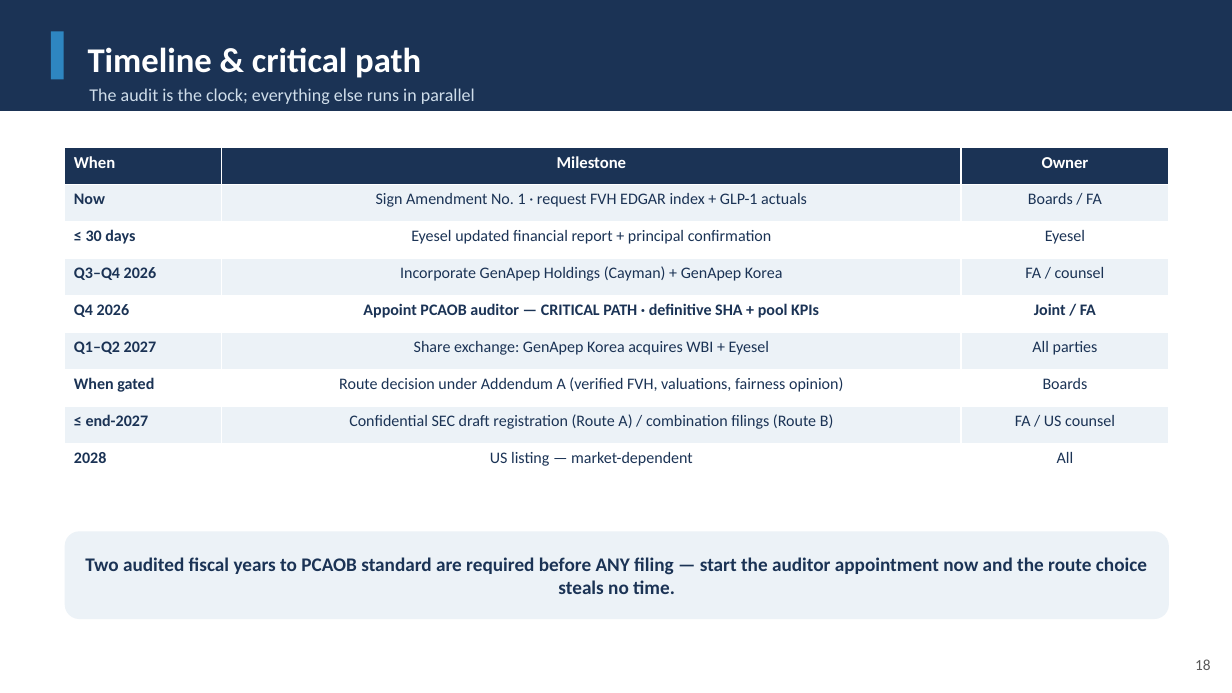
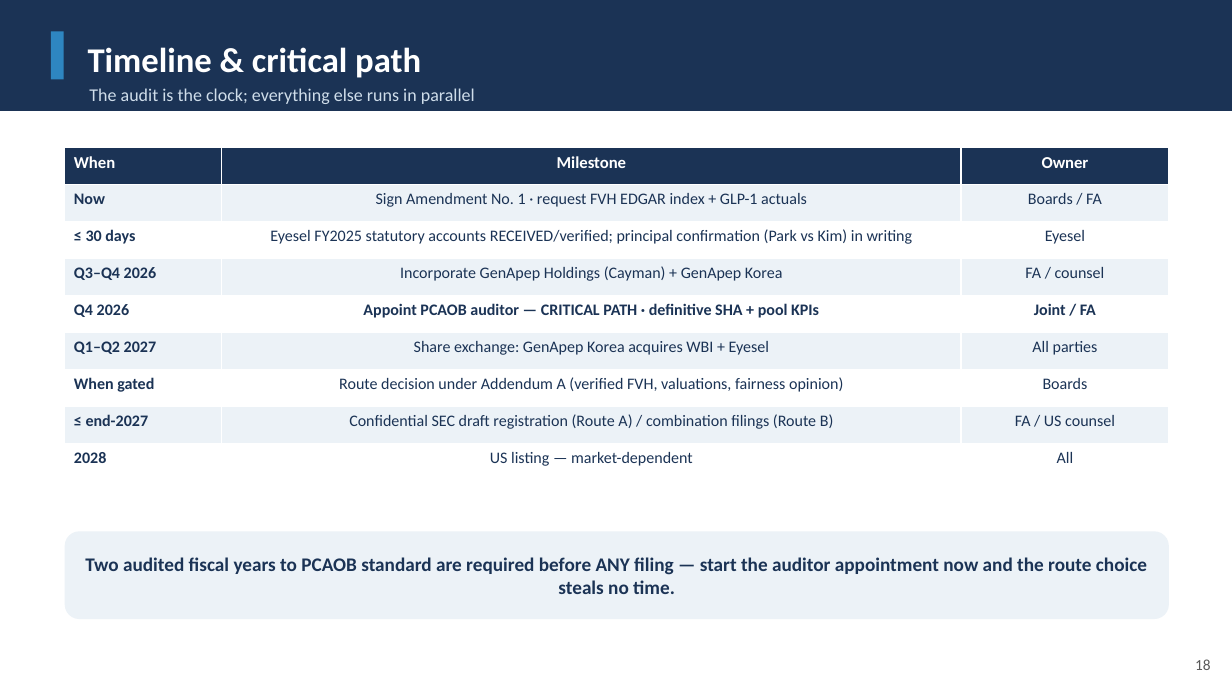
Before and after one commit to leicatam/gamification, a slide deck: slide 18 of synexo/GenApep_Executive_Presentation.pptx. Drawn at 1232x693 pixels with LibreOffice and Linux fonts; fonts in the diff are those of the drawing. Boxes give left, top, right and bottom in pixels: in the first picture for what was removed or moved away, otherwise in the second. Text is boxed around its words. In the diff, an @@ line names an element or a change of style, - is before the commit and + after.

```diff
--- a/synexo/GenApep_Executive_Presentation.pptx
+++ b/synexo/GenApep_Executive_Presentation.pptx
@@ table at (x1=65, y1=148, x2=1169, y2=481) @@
-row 3, column 2: Eyesel updated financial report + principal confirmation
+row 3, column 2: Eyesel FY2025 statutory accounts RECEIVED/verified; principal confirmation (Park vs Kim) in writing
```
Also in this commit, not shown: 10 other slides changed, 10 other files.
